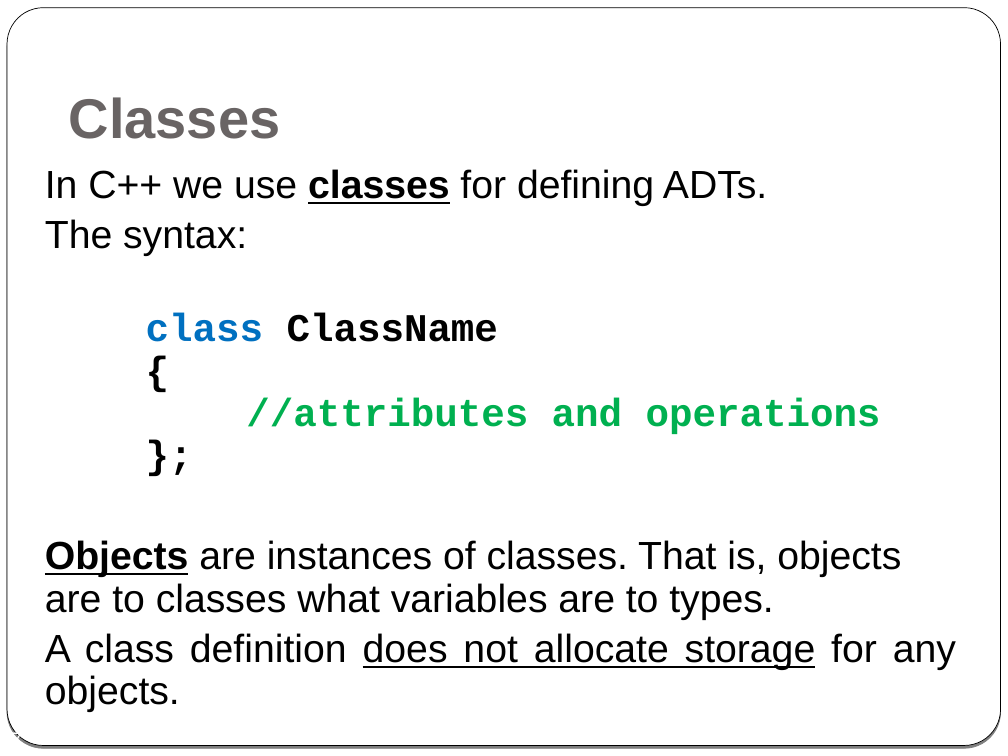
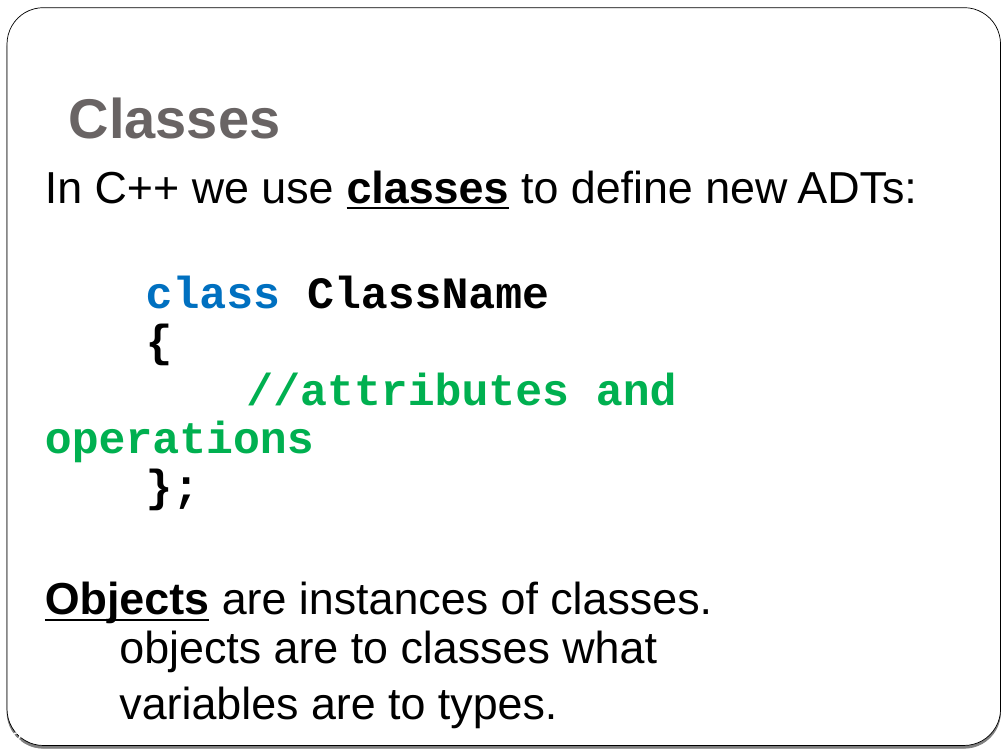
Before and after one commit to cpp-at-ariel/cpp-5778, a slide deck: slide 3 of week02-classes-constructors-destructors/slides.odp (slide 7 before the commit). Drawn at 1008x756 pixels with LibreOffice and Linux fonts; fonts in the diff are those of the drawing. Boxes give left, top, right and bottom in pixels: in the first picture for what was removed or moved away, otherwise in the second. Text is boxed around its words. In the diff, an @@ line names an element or a change of style, - is before the commit and + after.

```diff
--- a/week02-classes-constructors-destructors/slides.odp
+++ b/week02-classes-constructors-destructors/slides.odp
@@ text at (x1=45, y1=170, x2=916, y2=209): text changed; size 28 to 32 pt @@
-In C++ we use classes for defining ADTs.
-The syntax:
+In C++ we use classes to define new ADTs:
@@ text at (x1=45, y1=276, x2=677, y2=463): size 28 to 32 pt in "class ClassName { //attributes and operations };" @@
@@ text at (x1=45, y1=581, x2=712, y2=728): text changed; size 28 to 32 pt @@
-Objects are instances of classes. That is, objects are to classes what variables are to types.
-A class definition does not allocate storage for any objects.
+Objects are instances of classes.
+objects are to classes what
+variables are to types.
```
Also in this commit, not shown: 4 other slides changed, 4 slides added, 11 slides removed, 3 other files.
